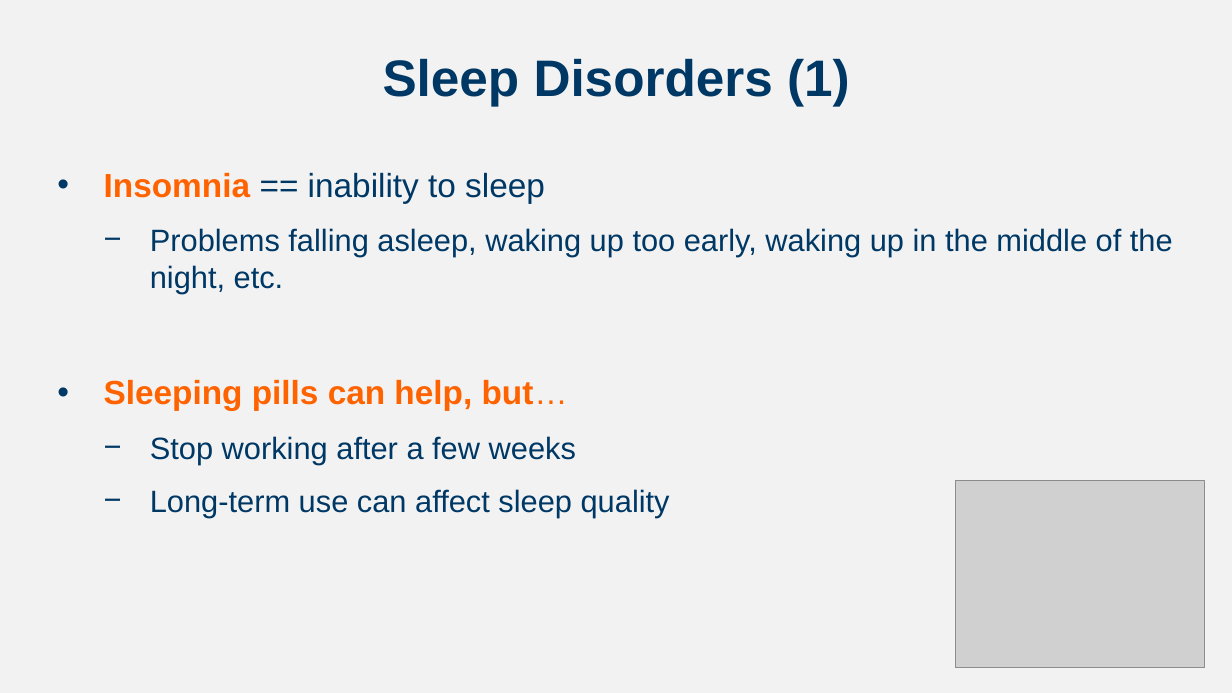
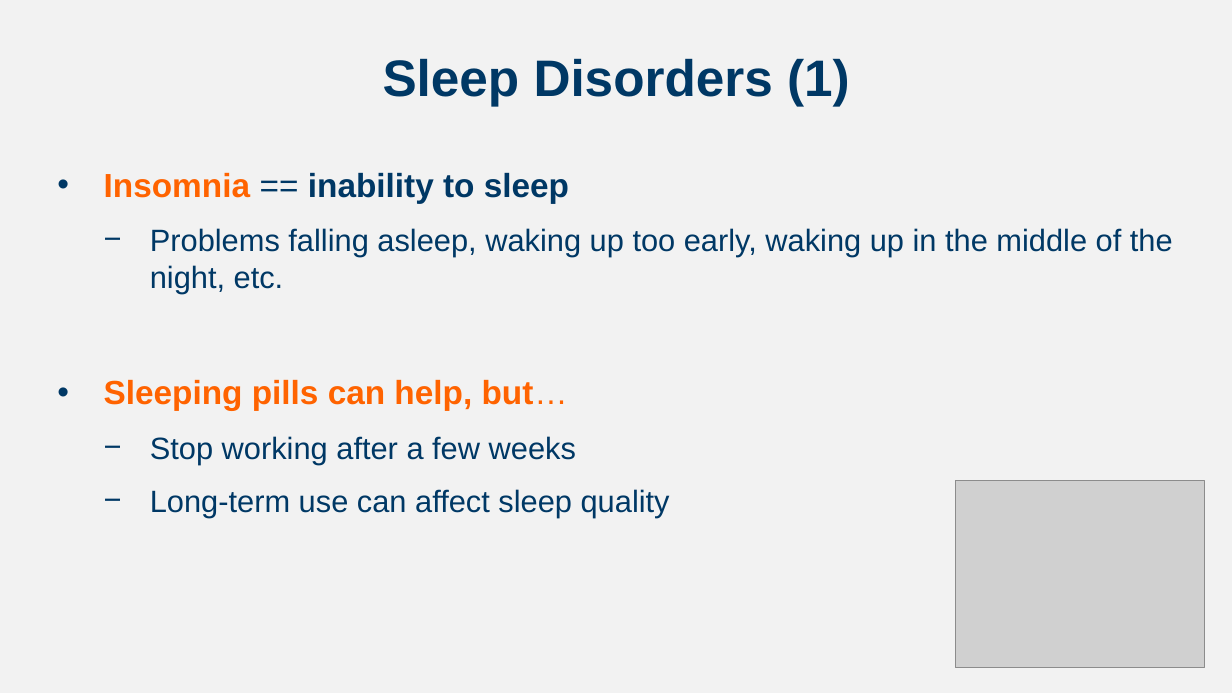
Before and after one commit to npm27/Teaching-Materials, a slide deck: slide 11 of Developmental Fall 23/Slides/Chapter 5.pptx. Drawn at 1232x693 pixels with LibreOffice and Linux fonts; fonts in the diff are those of the drawing; grey boxes stand for pictures. Boxes give left, top, right and bottom in pixels: in the first picture for what was removed or moved away, otherwise in the second. Text is boxed around its words. In the diff, an @@ line names an element or a change of style, - is before the commit and + after.

```diff
--- a/Developmental Fall 23/Slides/Chapter 5.pptx
+++ b/Developmental Fall 23/Slides/Chapter 5.pptx
@@ text at (x1=104, y1=172, x2=569, y2=203): bold on in "inability to sleep" @@
```
Also in this commit, not shown: 4 other slides changed.
